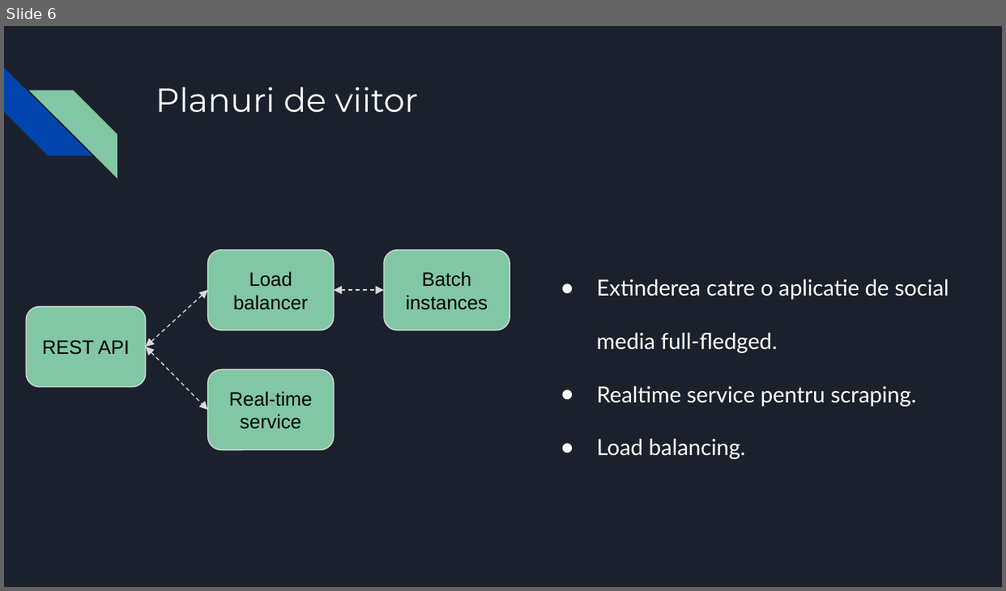
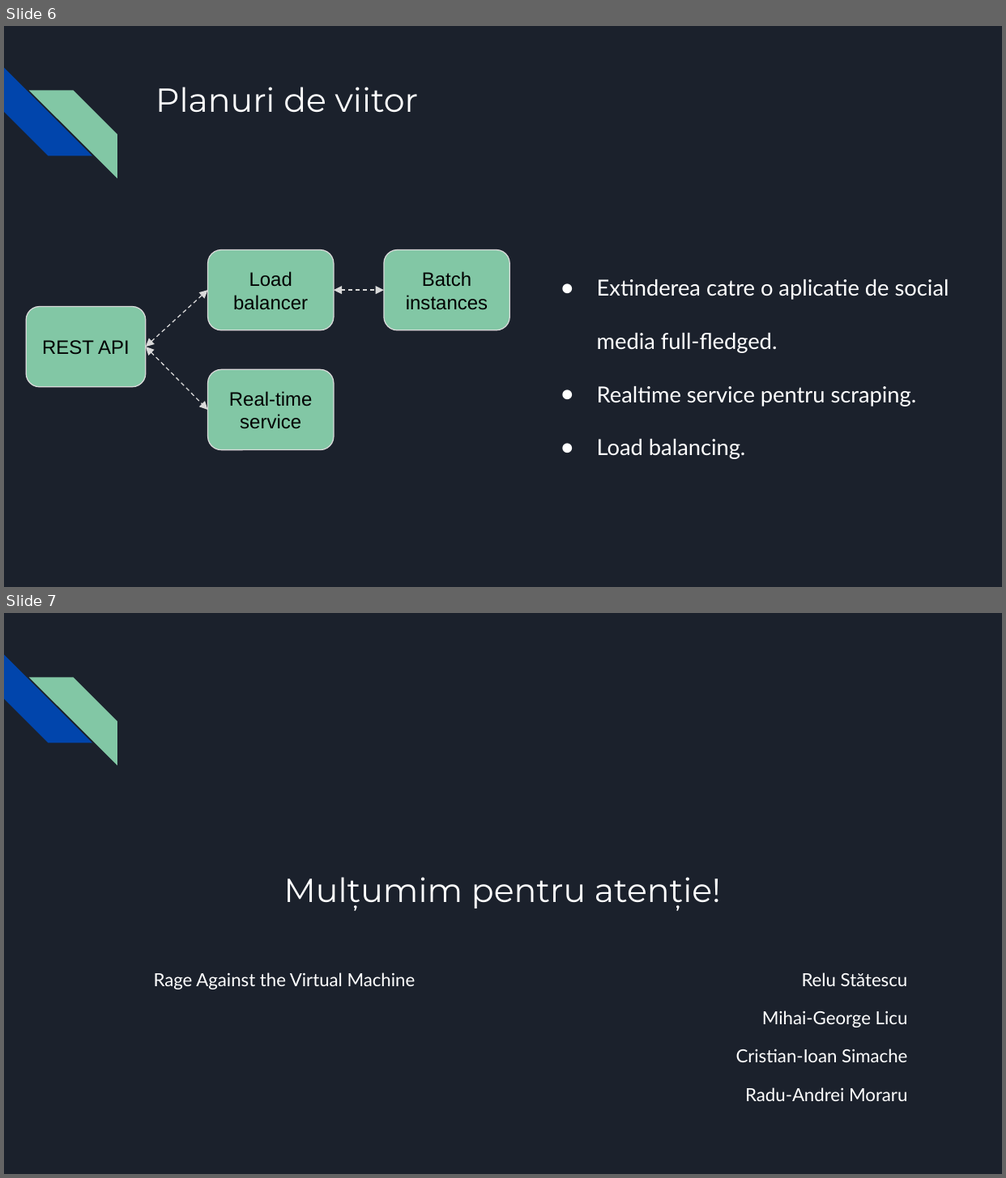
Before and after one commit to lmihaig/NoCodeWebScraper, a slide deck: prezentare.pptx. Shown one above the other, each under a label of ours: slide 6 before the commit, slides 6 and 7 after it. The pictures are 1006x591 and 1006x1178 pixels, drawn with LibreOffice and Linux fonts; fonts in the diff are those of the drawing. Boxes give left, top, right and bottom in pixels: in the first picture for what was removed or moved away, otherwise in the second. Text is boxed around its words. In the diff, an @@ line names an element or a change of style, - is before the commit and + after.

```diff
--- a/prezentare.pptx
+++ b/prezentare.pptx
@@ slide 7 added at bbox=[4, 613, 1002, 1174], background #1B212C; not listed: 2 template elements that a slide beside it also shows @@
@@ title added at bbox=[284, 877, 721, 911], 24 pt, text #FFFFFF @@
+Mulțumim pentru atenție!
@@ text added at bbox=[154, 973, 415, 990], 13 pt, text #FFFFFF @@
+Rage Against the Virtual Machine
@@ text added at bbox=[736, 973, 908, 1101], 13 pt, text #FFFFFF @@
+Relu Stătescu
+Mihai-George Licu
+Cristian-Ioan Simache
+Radu-Andrei Moraru
```
Also in this commit, not shown: 1 slide changed.
